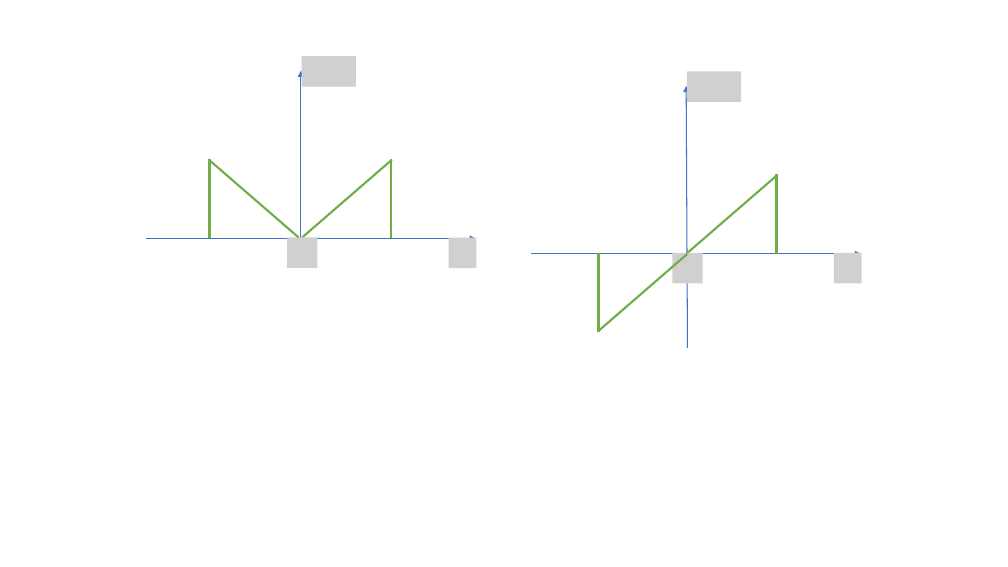
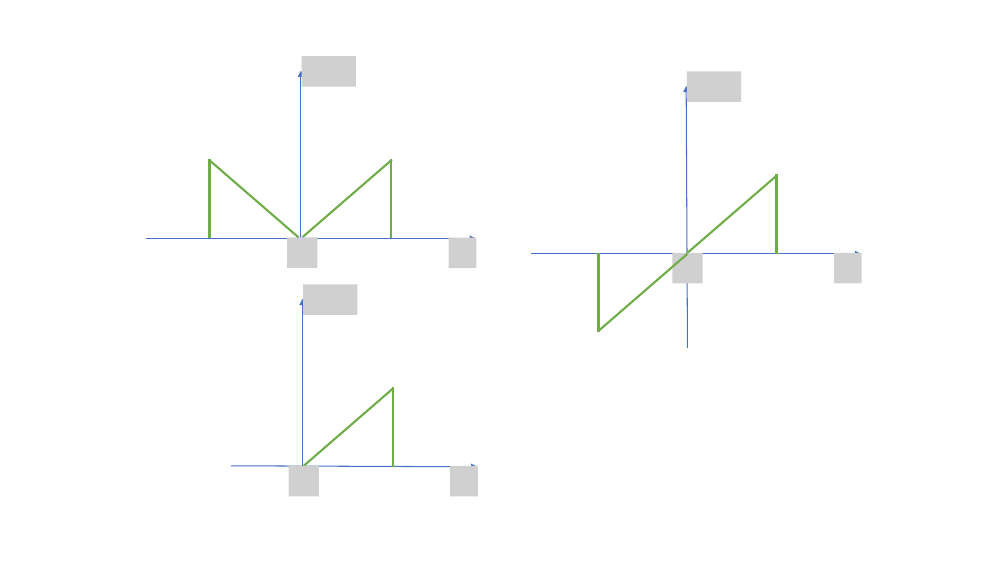
Before and after one commit to cpjobling/eg-150-textbook, a slide deck: slide 2 of signals_and_systems/signals/pictures/pictures.pptx. Drawn at 1008x567 pixels with LibreOffice and Linux fonts; fonts in the diff are those of the drawing; grey boxes stand for pictures. Boxes give left, top, right and bottom in pixels: in the first picture for what was removed or moved away, otherwise in the second. Text is boxed around its words. In the diff, an @@ line names an element or a change of style, - is before the commit and + after.

```diff
--- a/signals_and_systems/signals/pictures/pictures.pptx
+++ b/signals_and_systems/signals/pictures/pictures.pptx
@@ arrow added from (302, 466) to (302, 299), #4472C4 1 pt @@
@@ picture added at (303, 284, 358, 315) @@
@@ line added from (304, 466) to (393, 388), #70AD47 2 pt @@
@@ line added from (393, 387) to (393, 467), #70AD47 2 pt @@
@@ arrow added from (231, 466) to (477, 467), #4472C4 1 pt @@
@@ picture added at (289, 466, 319, 496) @@
@@ picture added at (451, 466, 479, 496) @@
```
Also in this commit, not shown: 2 slides added, 10 other files.
